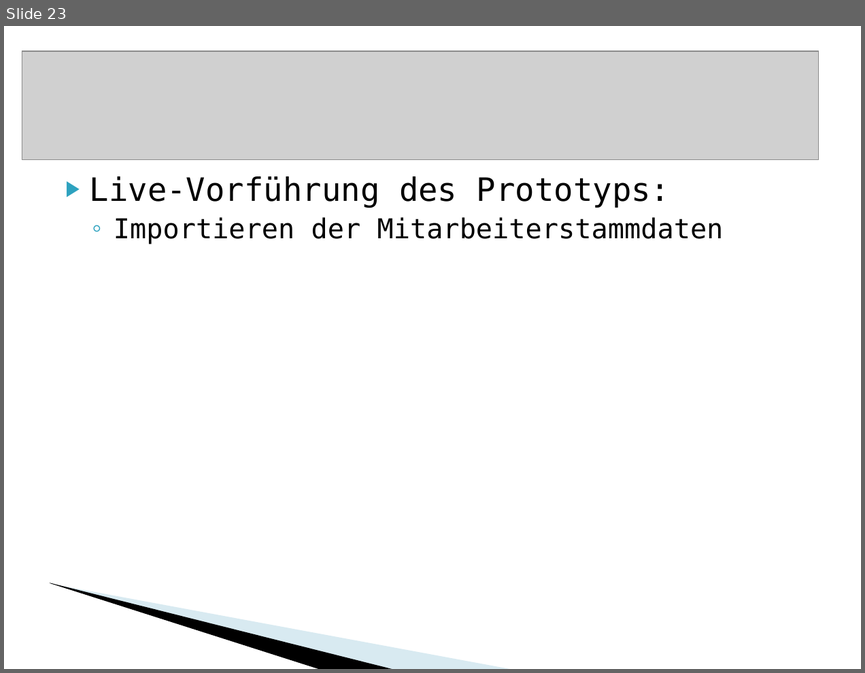
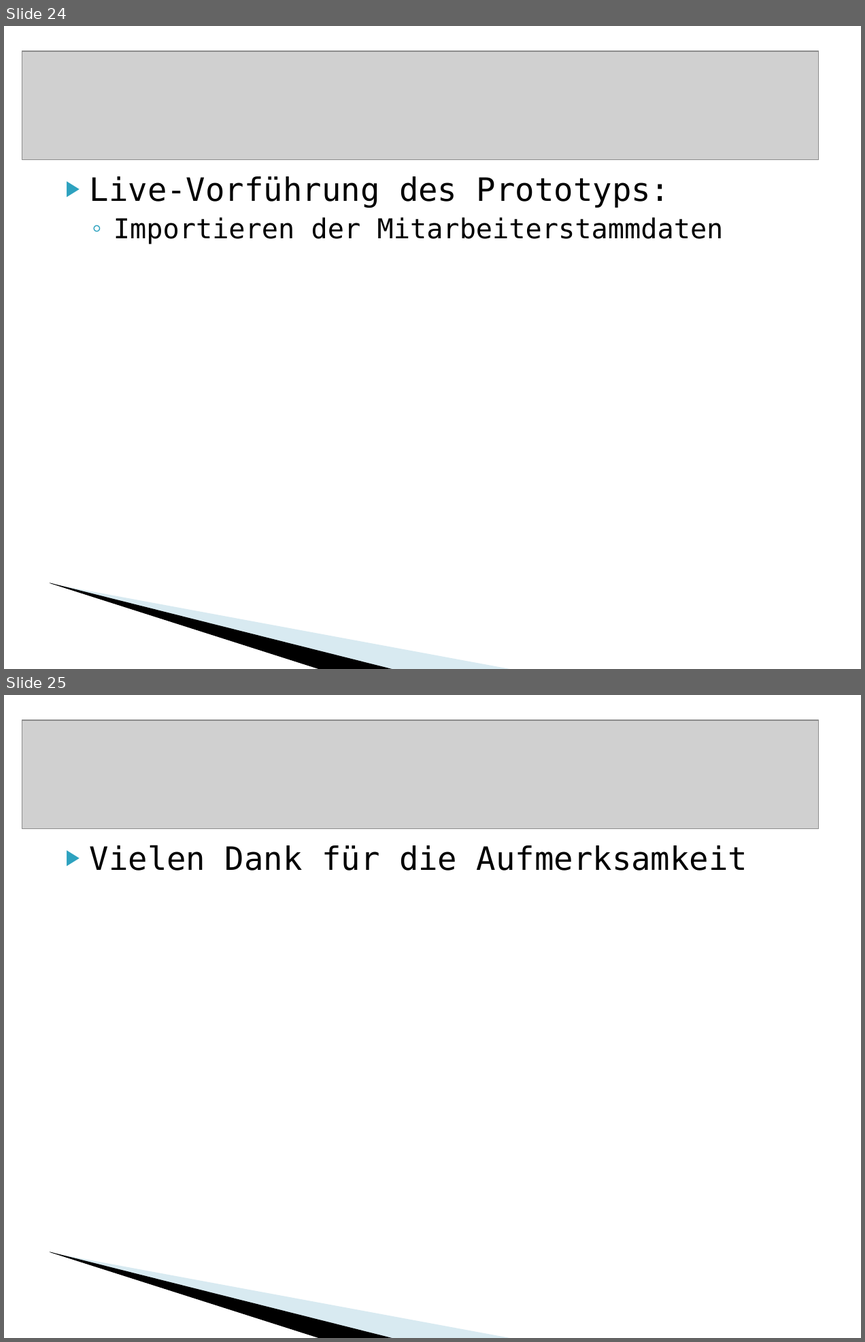
Before and after one commit to BackupTheBerlios/vacecontrolling-svn, a slide deck: docs/Präsentation.ppt. Shown one above the other, each under a label of ours: slide 23 before the commit, slides 24 and 25 after it. The pictures are 865x673 and 865x1342 pixels, drawn with LibreOffice and Linux fonts; fonts in the diff are those of the drawing; grey boxes stand for pictures; background and template pictures are left out. Boxes give left, top, right and bottom in pixels: in the first picture for what was removed or moved away, otherwise in the second. Text is boxed around its words. In the diff, an @@ line names an element or a change of style, - is before the commit and + after.

```diff
--- a/docs/Präsentation.ppt
+++ b/docs/Präsentation.ppt
@@ slide 25 added at [4,695,861,1338], background #FFFFFF; not listed: 2 template elements that a slide beside it also shows @@
@@ picture added at [22,720,818,829] @@
@@ text added at [90,845,747,870], 27 pt, text #000000 @@
+▶ Vielen Dank für die Aufmerksamkeit
@@ what was slide 23 is now slide 24 @@
```
Also in this commit, not shown: 2 slides changed, 1 other slide added.
